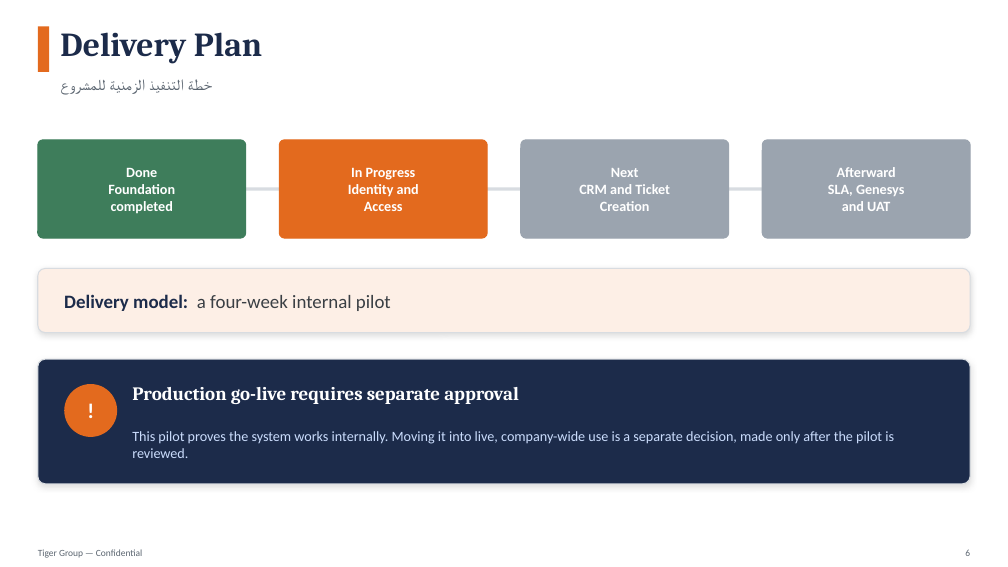
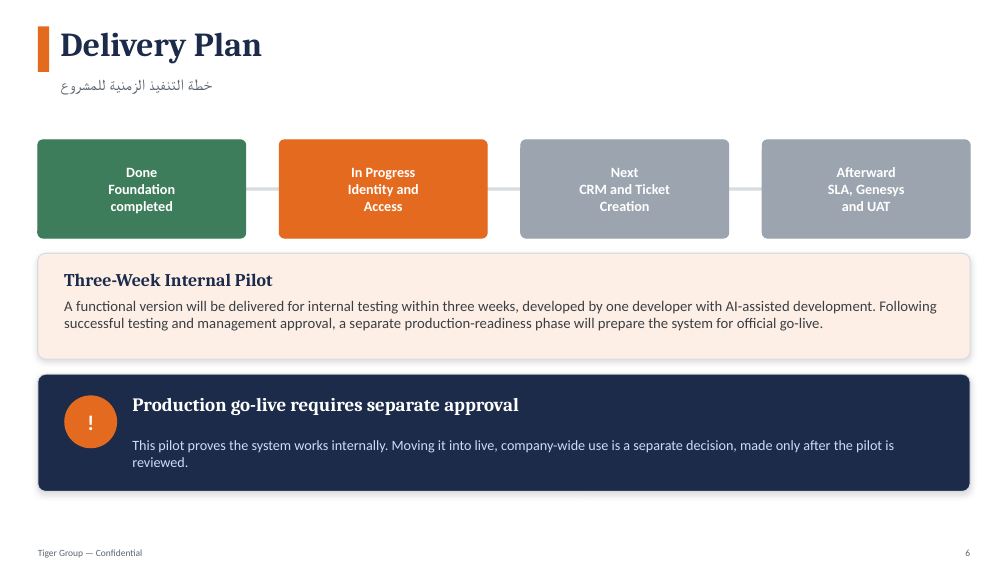
Before and after one commit to nidaabasem/Tiger-CS-Ticketing, a slide deck: slide 6 of docs/presentation/Tiger-CS-Application-Architecture-Management.pptx. Drawn at 1008x567 pixels with LibreOffice and Linux fonts; fonts in the diff are those of the drawing. Boxes give left, top, right and bottom in pixels: in the first picture for what was removed or moved away, otherwise in the second. Text is boxed around its words. In the diff, an @@ line names an element or a change of style, - is before the commit and + after.

```diff
--- a/docs/presentation/Tiger-CS-Application-Architecture-Management.pptx
+++ b/docs/presentation/Tiger-CS-Application-Architecture-Management.pptx
@@ rounded rectangle: place and size @@
-rounded rectangle at box(38, 268, 970, 333)
+rounded rectangle at box(38, 253, 970, 359)
@@ rounded rectangle at box(38, 253, 970, 359): proportions changed @@
@@ text at box(64, 273, 273, 286): text changed; size 18 to 17 pt; font Calibri to Cambria; text colour #3A3F44 to #1C2B4A; bold on @@
-Delivery model: a four-week internal pilot
+Three-Week Internal Pilot
@@ text added at box(64, 300, 936, 331), 14 pt, text #3A3F44 @@
+A functional version will be delivered for internal testing within three weeks, developed by one developer with AI-assisted development. Following successful testing and management approval, a separate production-readiness phase will prepare the system for official go-live.
@@ rounded rectangle at box(38, 374, 970, 492): proportions changed @@
@@ rounded rectangle: place and size @@
-rounded rectangle at box(38, 359, 970, 484)
+rounded rectangle at box(38, 374, 970, 492)
@@ 3 texts, 1 ellipse: place and size @@
-3 texts, 1 ellipse at box(64, 384, 894, 458)
+3 texts, 1 ellipse at box(64, 395, 894, 467)
```
Also in this commit, not shown: 4 other files.
